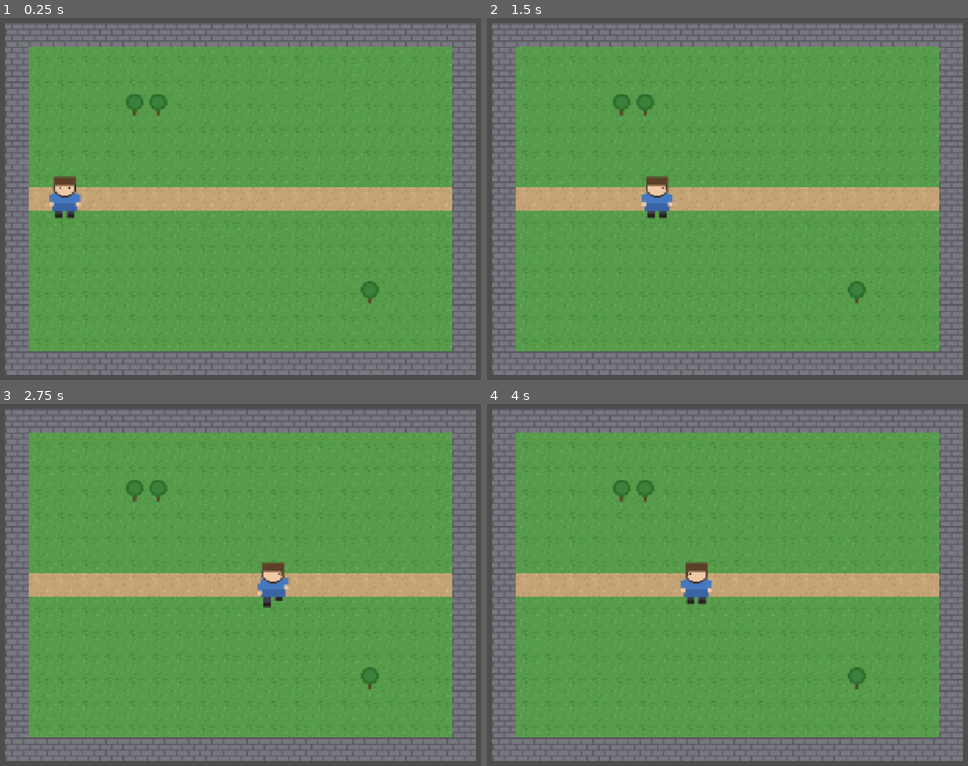
Above: before the commit, frames 1-4 (two rows, left to right).
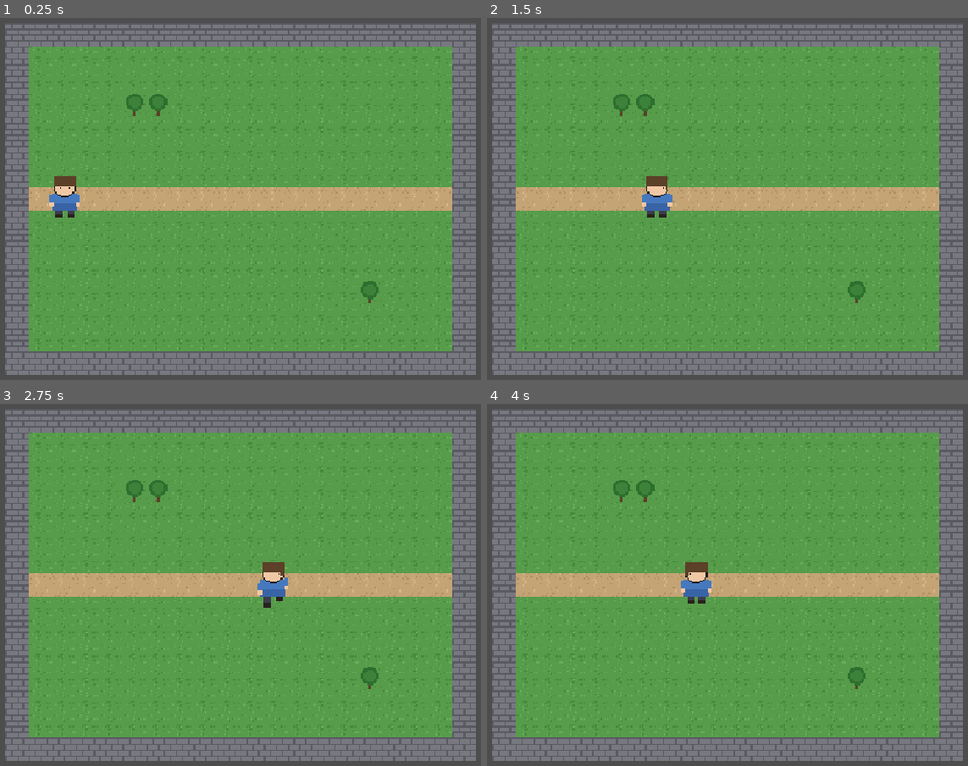
Above: after the commit, the same moments.

Repository: mathken029/adventure
Game: Godot game, scene res://scenes/main.tscn
The game is run twice, just before and just after one commit, with the same random seed, the same clock (stepped at 60 frames per second) and the same inputs. Before the commit the project has no main scene; this scene is started directly in both runs.
Inputs (mouse positions are in pixels of both pictures, inside the frame that each line leads up to):
- Up to frame 1 (0.25 s): no input
- Up to frame 2 (1.5 s): tap Enter at 0.5 s; move the mouse to (876, 180) at 0.52 s; hold Right (ui_right) 0.53-1.25 s; hold Shift 0.53-1.25 s; click (876, 180) at 0.67 s; drag from (592, 217) to (693, 275) at 1.27 s
- Up to frame 3 (2.75 s): tap Space at 2 s; move the mouse to (307, 501) at 2.02 s; hold Right (ui_right) from 2.03 s (still down); tap Ctrl at 2.1 s
- Up to frame 4 (4 s): release Right (ui_right) at 2.75 s; drag from (693, 661) to (525, 527) at 2.77 s; tap Enter at 3.5 s; move the mouse to (929, 642) at 3.52 s; hold Left (ui_left) from 3.53 s (still down); tap Alt at 3.6 s

The runs differ from the first frame. In frame 1, 0.2% of the frame differs, in the area x 10-78%, y 22-79%; in frame 2, 0.2%; in frame 3, 0.2%; in frame 4, 0.2%.

Commit message:
仮タイトル画面とサードパーティライセンス表記、READMEを追加
addons配下のGUT/unityroom SDK(いずれもMITライセンス)を同梱している
ため、タイトル画面に「ライセンス表記」ボタンを追加し、権利表示を
ダイアログで確認できるようにした。同じ内容をREADMEにも明記する。
あわせてWeb書き出し用のexport_presets.cfgを追加。

Co-Authored-By: Claude Sonnet 5 <noreply@anthropic.com>
Claude-Session: https://claude.ai/code/session_01A7Bg1oWyCj3r33EJc26Avh

Diff:
--- a/project.godot
+++ b/project.godot
@@ -11,6 +11,7 @@
 [application]
 
 config/name="adventure"
+run/main_scene="res://scenes/title_screen.tscn"
 config/features=PackedStringArray("4.7", "GL Compatibility")
 config/icon="res://icon.svg"
 
@@ -28,3 +29,4 @@
 rendering_device/driver.windows="d3d12"
 renderer/rendering_method="gl_compatibility"
 renderer/rendering_method.mobile="gl_compatibility"
+textures/canvas_textures/default_texture_filter=0
--- /dev/null
+++ b/scenes/title_screen.tscn
@@ -0,0 +1,10 @@
+[gd_scene load_steps=2 format=3]
+
+[ext_resource type="Script" path="res://scripts/title_screen.gd" id="1"]
+
+[node name="TitleScreen" type="Control"]
+layout_mode = 3
+anchors_preset = 15
+anchor_right = 1.0
+anchor_bottom = 1.0
+script = ExtResource("1")
--- /dev/null
+++ b/scripts/license_notices.gd
@@ -0,0 +1,11 @@
+class_name LicenseNotices
+extends RefCounted
+
+const GUT_NOTICE := "GUT (Godot Unit Test)\nCopyright (c) 2018 Tom \"Butch\" Wesley\nLicense: MIT"
+const UNITYROOM_NOTICE := "unityroom SDK for Godot\nCopyright (c) 2026 Yusuke Nakada\nLicense: MIT"
+
+const MIT_BODY := "Permission is hereby granted, free of charge, to any person obtaining a copy of this software and associated documentation files, to deal in the Software without restriction, including without limitation the rights to use, copy, modify, merge, publish, distribute, sublicense, and/or sell copies of the Software, subject to including the above copyright notice and this permission notice in all copies or substantial portions of the Software. THE SOFTWARE IS PROVIDED \"AS IS\", WITHOUT WARRANTY OF ANY KIND."
+
+
+static func full_text() -> String:
+	return "%s\n\n%s\n\n---\n%s" % [GUT_NOTICE, UNITYROOM_NOTICE, MIT_BODY]
--- /dev/null
+++ b/scripts/title_screen.gd
@@ -0,0 +1,69 @@
+extends Control
+
+const MAIN_SCENE := "res://scenes/main.tscn"
+
+var license_dialog: AcceptDialog
+
+
+func _ready() -> void:
+	custom_minimum_size = get_viewport_rect().size
+	anchor_right = 1.0
+	anchor_bottom = 1.0
+
+	var bg := ColorRect.new()
+	bg.color = Color(0.14, 0.18, 0.22)
+	bg.anchor_right = 1.0
+	bg.anchor_bottom = 1.0
+	add_child(bg)
+
+	var center := CenterContainer.new()
+	center.anchor_right = 1.0
+	center.anchor_bottom = 1.0
+	add_child(center)
+
+	var vbox := VBoxContainer.new()
+	vbox.add_theme_constant_override("separation", 24)
+	center.add_child(vbox)
+
+	var title := Label.new()
+	title.text = "見下ろし型アドベンチャー(仮)"
+	title.add_theme_font_size_override("font_size", 32)
+	title.horizontal_alignment = HORIZONTAL_ALIGNMENT_CENTER
+	vbox.add_child(title)
+
+	var start_button := Button.new()
+	start_button.text = "スタート"
+	start_button.custom_minimum_size = Vector2(200, 48)
+	start_button.pressed.connect(_on_start_pressed)
+	vbox.add_child(start_button)
+
+	var license_button := Button.new()
+	license_button.text = "ライセンス表記"
+	license_button.custom_minimum_size = Vector2(200, 48)
+	license_button.pressed.connect(_on_license_pressed)
+	vbox.add_child(license_button)
+
+	license_dialog = AcceptDialog.new()
+	license_dialog.title = "ライセンス表記"
+	license_dialog.size = Vector2(520, 360)
+	var label := Label.new()
+	label.text = license_text()
+	label.autowrap_mode = TextServer.AUTOWRAP_WORD
+	label.custom_minimum_size = Vector2(480, 0)
+	var scroll := ScrollContainer.new()
+	scroll.custom_minimum_size = Vector2(480, 280)
+	scroll.add_child(label)
+	license_dialog.add_child(scroll)
+	add_child(license_dialog)
+
+
+func license_text() -> String:
+	return LicenseNotices.full_text()
+
+
+func _on_start_pressed() -> void:
+	get_tree().change_scene_to_file(MAIN_SCENE)
+
+
+func _on_license_pressed() -> void:
+	license_dialog.popup_centered()
--- /dev/null
+++ b/test/test_license_notices.gd
@@ -0,0 +1,13 @@
+extends GutTest
+
+
+func test_full_text_mentions_gut() -> void:
+	assert_string_contains(LicenseNotices.full_text(), "GUT")
+
+
+func test_full_text_mentions_unityroom() -> void:
+	assert_string_contains(LicenseNotices.full_text(), "unityroom")
+
+
+func test_full_text_mentions_mit() -> void:
+	assert_string_contains(LicenseNotices.full_text(), "MIT")
Not shown, added: export_presets.cfg
Not shown, added: scripts/license_notices.gd.uid
Not shown, added: scripts/title_screen.gd.uid
Not shown, added: test/test_license_notices.gd.uid
Not shown, changed: .gitignore
Not shown, added: README.md
